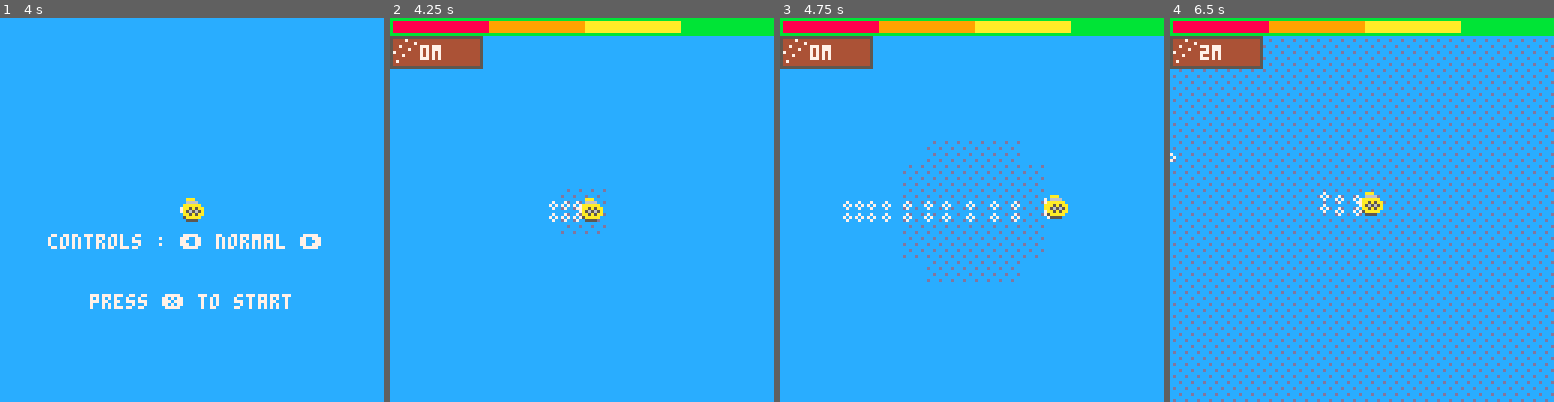
Above: before the commit, frames 1-4 (left to right).
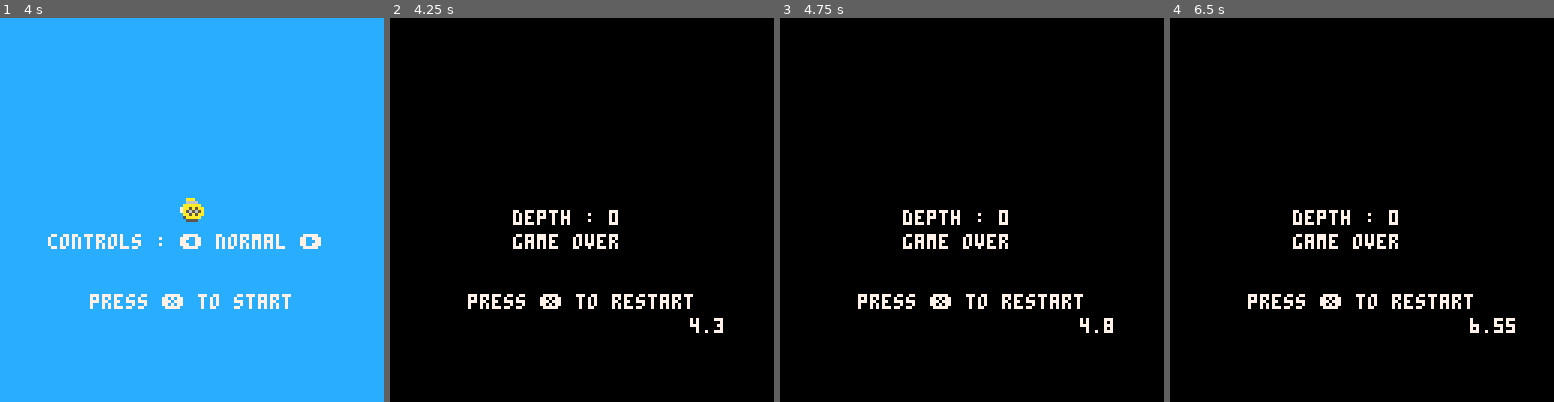
Above: after the commit, the same moments.

Repository: GraulierBrice/LudumDare48
Game: PICO-8 cartridge ludum-dare-48.p8
Two runs of this game, one before a commit and one after it. Both use one fixed random seed, a clock stepped at 60 frames per second and the inputs below.
Inputs:
- Up to frame 1 (4 s): tap X (X key) at 0.33, 1.07, 1.85, 2.97 s; hold Right 1.6-2.1 s; hold Up 2.15-2.42 s; hold Right 2.47-3.03 s; hold Left 3.08-3.58 s; hold Down 3.63-3.97 s
- Up to frame 2 (4.25 s): hold Right from 4.02 s (still down); tap X (X key) at 4.08 s
- Up to frame 3 (4.75 s): release Right at 4.68 s; hold Up from 4.73 s (still down)
- Up to frame 4 (6.5 s): release Up at 5.03 s; hold Left 5.08-5.68 s; tap X (X key) at 5.2, 6.32 s; hold Down 5.73-6.03 s; hold Right from 6.08 s (still down)

Frame 1 is identical in both runs. In frame 2, 100% of the frame differs, in the area x 0-100%, y 0-100%; in frame 3, 100%; in frame 4, 100%.

Commit message:
idk its weird

Diff:
--- a/ludum-dare-48.p8
+++ b/ludum-dare-48.p8
@@ -3,11 +3,15 @@
 __lua__
 
 function _init()
+	init_all()
+	draw_splash_screen()
+end
+
+function init_all()
 	cls()
 	physics_start(1/60)
 	init_bullets(256)
 	init_enemies()
-	draw_splash_screen()
 	inverted_controls=false
 	start=false
 	playing=false
@@ -113,13 +117,14 @@
 	print("depth : " .. score, 41, 64, 7)
 	print("game over", 41, 72, 7)
 	print("press ❎ to restart", 26, 92, 7)
-	if btnp(5) then reboot() end
+	print(time(),100,100)
+	if btnp(5) then start=false init_all() end
 end
 -->8
 --player
 
 function spawn_player()
-	player=rigidbody(64, 64, 2, 0.5, 4, 0.4, function(rb) rb.hp-=10-5000/(score+500) end , 1000)
+	player=rigidbody(64, 64, 2, 0.5, 4, 0.4, function(rb) rb.hp-=10-5000/(score+500) end , 0)
 	player.firerate=0.20
 	player.nextshoot=0
 	player.knockback=0.30
